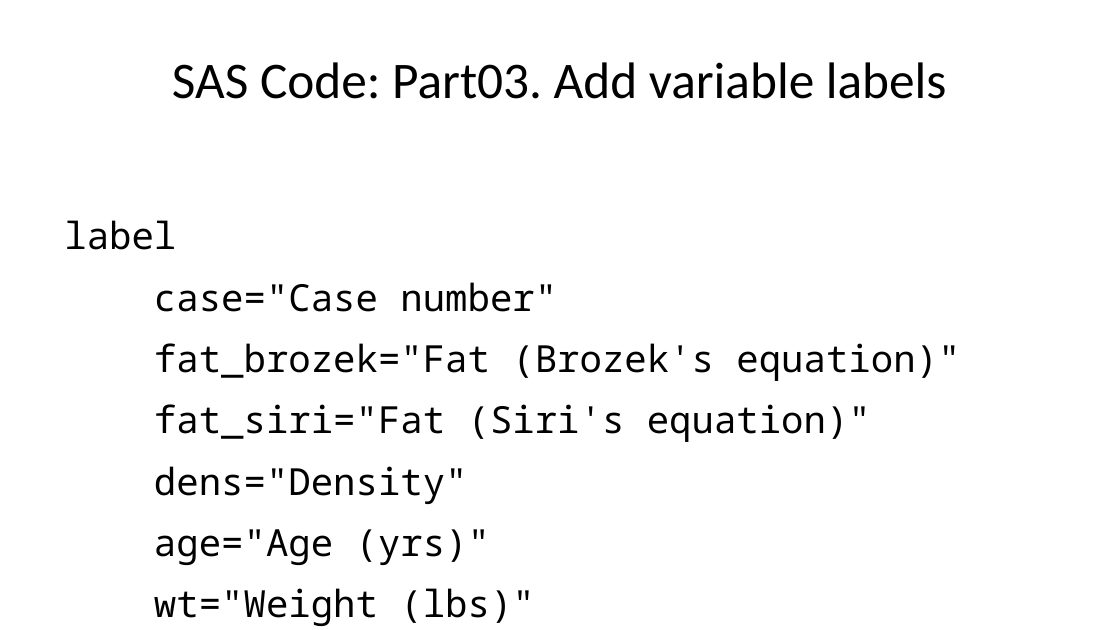
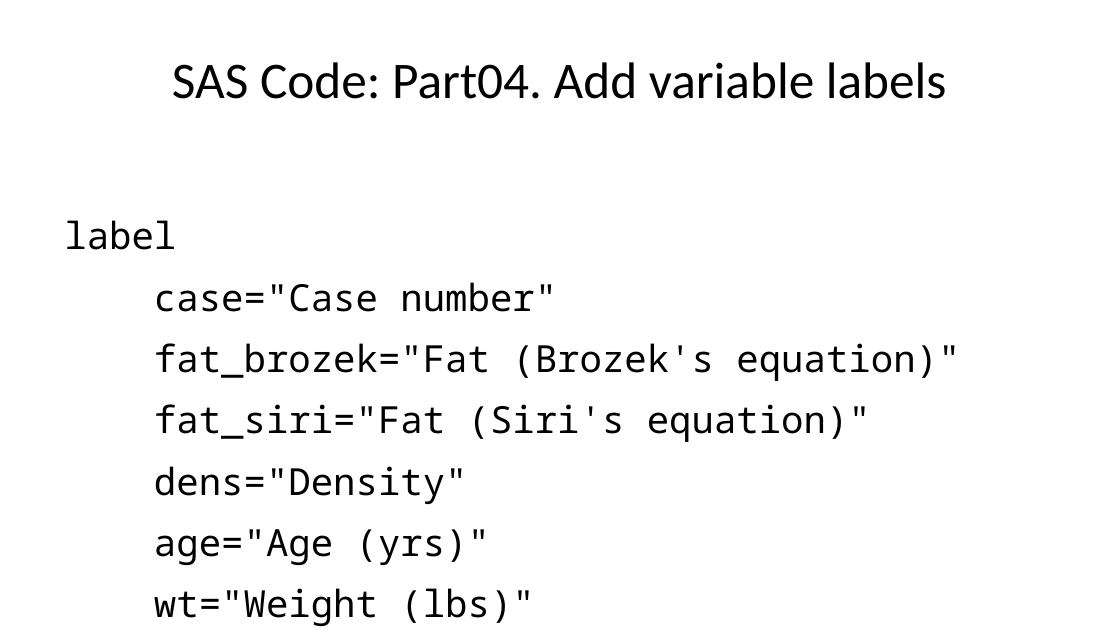
Before and after one commit to pmean/introduction-to-SAS, a slide deck: slide 13 of results/test-code.pptx. Drawn at 1120x630 pixels with LibreOffice and Linux fonts; fonts in the diff are those of the drawing. Boxes give left, top, right and bottom in pixels: in the first picture for what was removed or moved away, otherwise in the second. Text is boxed around its words. In the diff, an @@ line names an element or a change of style, - is before the commit and + after.

```diff
--- a/results/test-code.pptx
+++ b/results/test-code.pptx
@@ title at box(172, 62, 947, 99): text changed @@
-SAS Code: Part03. Add variable labels
+SAS Code: Part04. Add variable labels
```
Also in this commit, not shown: 13 other slides changed, 50 slides added, 2 other files.
